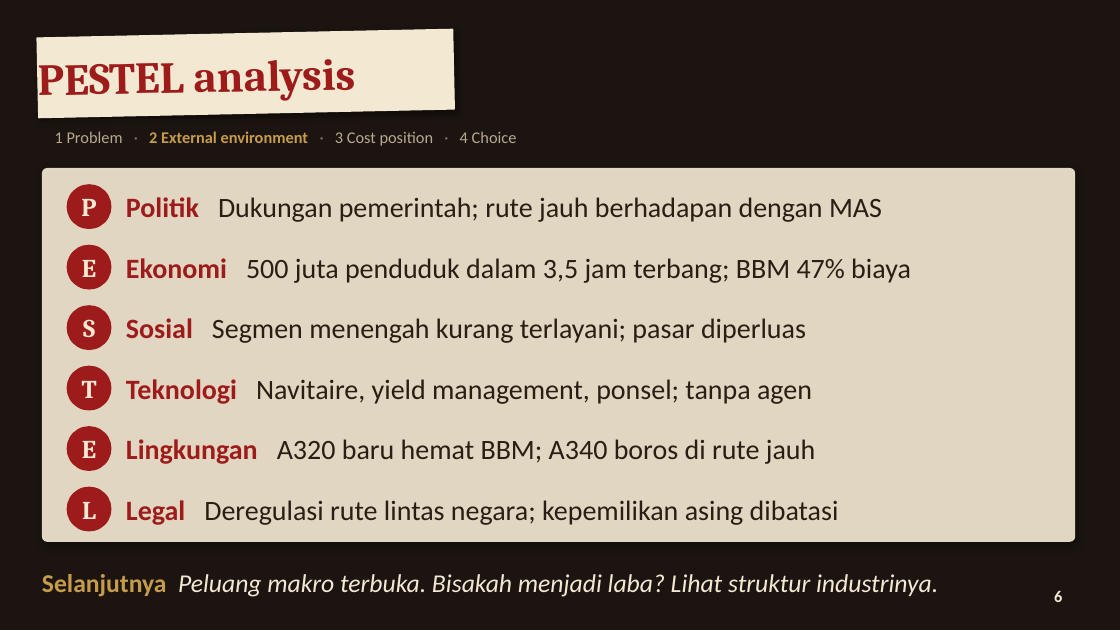
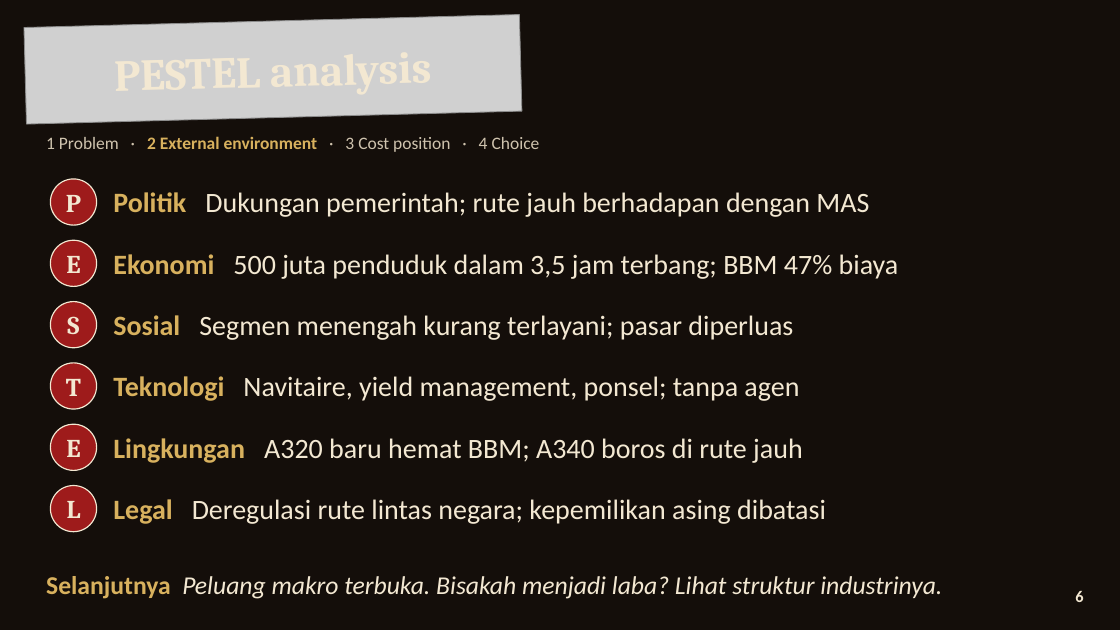
Before and after one commit to aslihabnuri/Dom-Manipulation, a slide deck: slide 6 of strategic-management/airasia-case/SMJKT_Group 3_Aslih_Case AirAsia.pptx. Drawn at 1120x630 pixels with LibreOffice and Linux fonts; fonts in the diff are those of the drawing; grey boxes stand for pictures; background and template pictures are left out. Boxes give left, top, right and bottom in pixels: in the first picture for what was removed or moved away, otherwise in the second. Text is boxed around its words. In the diff, an @@ line names an element or a change of style, - is before the commit and + after.

```diff
--- a/strategic-management/airasia-case/SMJKT_Group 3_Aslih_Case AirAsia.pptx
+++ b/strategic-management/airasia-case/SMJKT_Group 3_Aslih_Case AirAsia.pptx
@@ text "PESTEL analysis": place and size @@
-text "PESTEL analysis" at <box>38,59,355,101</box>
+text "PESTEL analysis" at <box>24,15,522,124</box>
@@ text "PESTEL analysis" at <box>24,15,522,124</box>: text colour #9E1B1B to #F3E8D2; alignment left to centre @@
@@ picture added at <box>24,15,522,124</box> @@
@@ rectangle removed at <box>37,29,455,118</box> @@
@@ rounded rectangle removed at <box>38,119,760,155</box> @@
@@ text "1 Problem · 2 External ...": place and size @@
-text "1 Problem · 2 External ..." at <box>55,131,517,146</box>
+text "1 Problem · 2 External ..." at <box>46,136,540,152</box>
@@ text "1 Problem · 2 External ..." at <box>46,136,540,152</box>: size 14 to 15 pt; text colour #B8A98F to #CFC3AE in "1 Problem 3 Cost position 4 Choice"; text colour #8A7A64 to #CFC3AE in "· · ·"; text colour #C69C4A to #D8B15E in "2 External environment" @@
@@ rounded rectangle removed at <box>42,168,1075,542</box> @@
@@ 5 texts, 5 ellipses: place and size @@
-5 texts, 5 ellipses at <box>67,185,111,471</box>
+5 texts, 5 ellipses at <box>50,179,97,471</box>
@@ outline #9E1B1B 1 pt to #F3E8D2 1 pt in 6 elements at <box>50,486,97,532</box>, <box>50,424,97,471</box>, <box>50,363,97,409</box>, <box>50,302,97,348</box>, <box>50,240,97,287</box>, <box>50,179,97,225</box> @@
@@ text "Politik Dukungan pemerintah; rute jauh ...": place and size @@
-text "Politik Dukungan pemerintah; rute jauh ..." at <box>126,197,882,222</box>
+text "Politik Dukungan pemerintah; rute jauh ..." at <box>113,192,869,217</box>
@@ text "Politik Dukungan pemerintah; rute jauh ..." at <box>113,192,869,217</box>: text colour #9E1B1B to #D8B15E in "Politik"; text colour #2A1E14 to #F3E8D2 in "Dukungan pemerintah; rute jauh berhadapan dengan MAS" @@
@@ text "Ekonomi 500 juta penduduk dalam ...": place and size @@
-text "Ekonomi 500 juta penduduk dalam ..." at <box>126,258,911,283</box>
+text "Ekonomi 500 juta penduduk dalam ..." at <box>113,254,899,279</box>
@@ text "Ekonomi 500 juta penduduk dalam ..." at <box>113,254,899,279</box>: text colour #9E1B1B to #D8B15E in "Ekonomi"; text colour #2A1E14 to #F3E8D2 in "500 juta penduduk dalam 3,5 jam terbang; ..." @@
@@ text "Sosial Segmen menengah kurang terlayani; ...": place and size @@
-text "Sosial Segmen menengah kurang terlayani; ..." at <box>126,318,806,343</box>
+text "Sosial Segmen menengah kurang terlayani; ..." at <box>113,315,793,340</box>
@@ text "Sosial Segmen menengah kurang terlayani; ..." at <box>113,315,793,340</box>: text colour #9E1B1B to #D8B15E in "Sosial"; text colour #2A1E14 to #F3E8D2 in "Segmen menengah kurang terlayani; pasar diperluas" @@
@@ text "Teknologi Navitaire, yield management, ponsel; ...": place and size @@
-text "Teknologi Navitaire, yield management, ponsel; ..." at <box>126,379,812,404</box>
+text "Teknologi Navitaire, yield management, ponsel; ..." at <box>113,376,799,401</box>
@@ text "Teknologi Navitaire, yield management, ponsel; ..." at <box>113,376,799,401</box>: text colour #9E1B1B to #D8B15E in "Teknologi"; text colour #2A1E14 to #F3E8D2 in "Navitaire, yield management, ponsel; tanpa agen" @@
@@ text "Lingkungan A320 baru hemat BBM; ...": place and size @@
-text "Lingkungan A320 baru hemat BBM; ..." at <box>126,439,815,464</box>
+text "Lingkungan A320 baru hemat BBM; ..." at <box>113,438,802,463</box>
@@ text "Lingkungan A320 baru hemat BBM; ..." at <box>113,438,802,463</box>: text colour #9E1B1B to #D8B15E in "Lingkungan"; text colour #2A1E14 to #F3E8D2 in "A320 baru hemat BBM; A340 boros di ..." @@
@@ text "Legal Deregulasi rute lintas negara; ...": place and size @@
-text "Legal Deregulasi rute lintas negara; ..." at <box>126,500,839,525</box>
+text "Legal Deregulasi rute lintas negara; ..." at <box>113,499,826,524</box>
@@ text "Legal Deregulasi rute lintas negara; ..." at <box>113,499,826,524</box>: text colour #9E1B1B to #D8B15E in "Legal"; text colour #2A1E14 to #F3E8D2 @@
@@ text "L": place and size @@
-text "L" at <box>82,502,96,519</box>
+text "L" at <box>67,501,81,518</box>
@@ ellipse: place and size @@
-ellipse at <box>67,487,111,531</box>
+ellipse at <box>50,486,97,532</box>
@@ rectangle removed at <box>0,556,1120,608</box> @@
@@ text "Selanjutnya Peluang makro terbuka. Bisakah ..." at <box>46,576,942,599</box>: text colour #C69C4A to #D8B15E in "Selanjutnya" @@
@@ text "6" at <box>1075,591,1083,602</box>: alignment centre to right @@
@@ ellipse removed at <box>1038,576,1080,618</box> @@
```
Also in this commit, not shown: 19 other slides changed, 11 other files.
